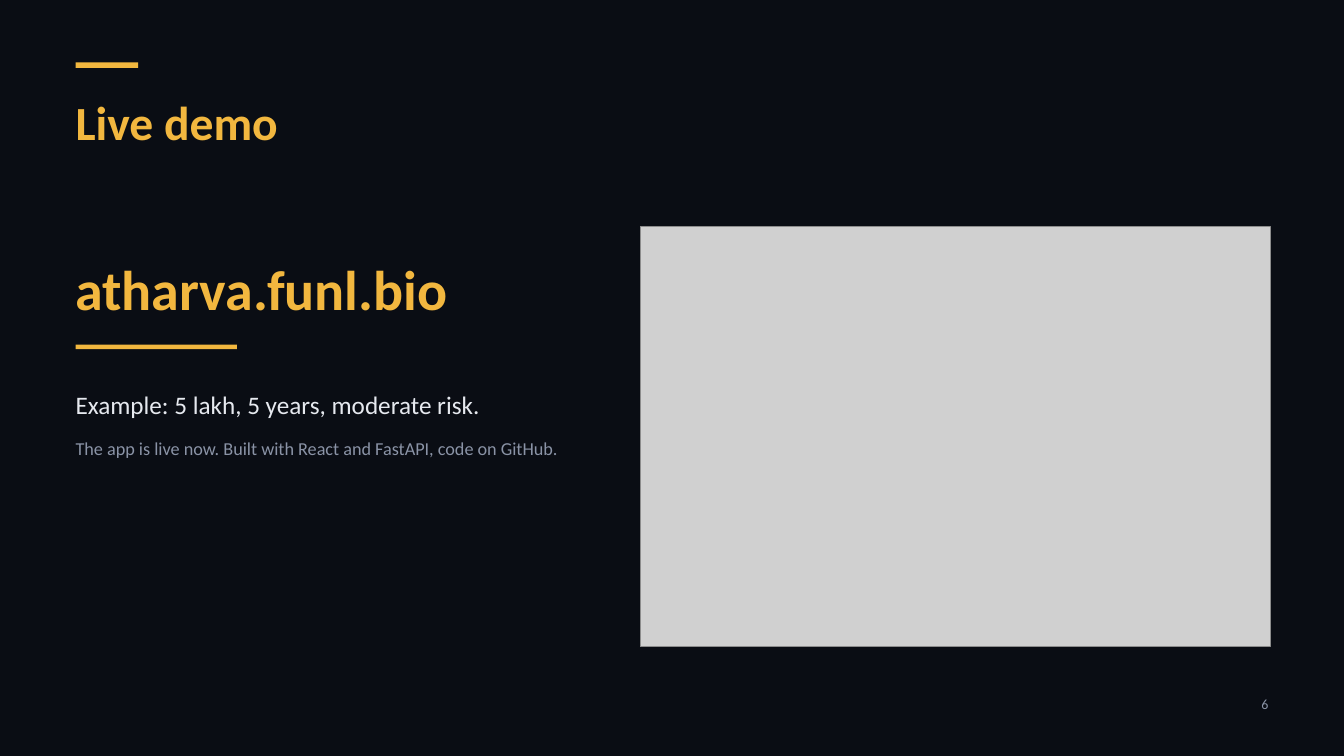
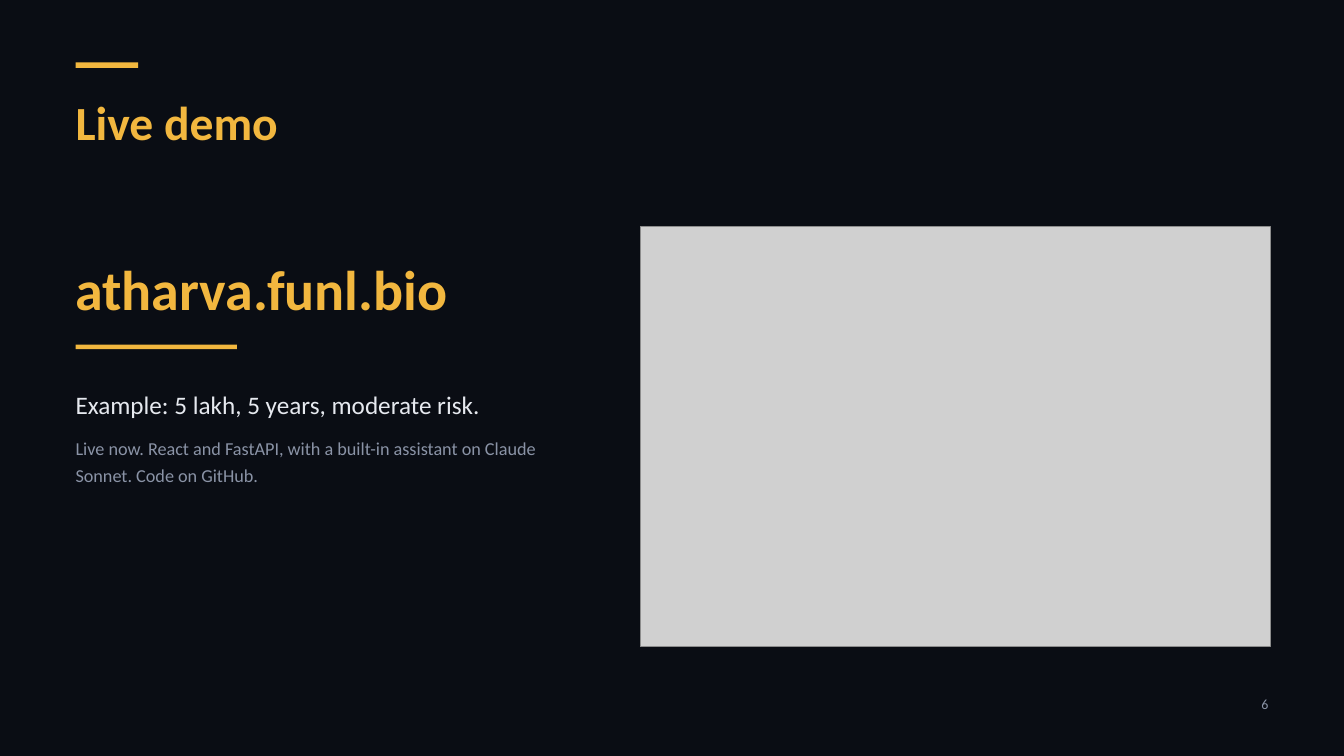
Before and after one commit to Cassian433/ai-investment-advisor, a slide deck: slide 6 of docs/AI-Investment-Advisor.pptx. Drawn at 1344x756 pixels with LibreOffice and Linux fonts; fonts in the diff are those of the drawing; grey boxes stand for pictures. Boxes give left, top, right and bottom in pixels: in the first picture for what was removed or moved away, otherwise in the second. Text is boxed around its words. In the diff, an @@ line names an element or a change of style, - is before the commit and + after.

Commit message:
Rebuild UI as multi-view dashboard, add live parameter bar, outcome probabilities, index ticker, and Claude assistant

```diff
--- a/docs/AI-Investment-Advisor.pptx
+++ b/docs/AI-Investment-Advisor.pptx
@@ text at (76, 442, 536, 482): text changed @@
-The app is live now. Built with React and FastAPI, code on GitHub.
+Live now. React and FastAPI, with a built-in assistant on Claude Sonnet. Code on GitHub.
```
Also in this commit, not shown: 1 other slide changed, 42 other files.
